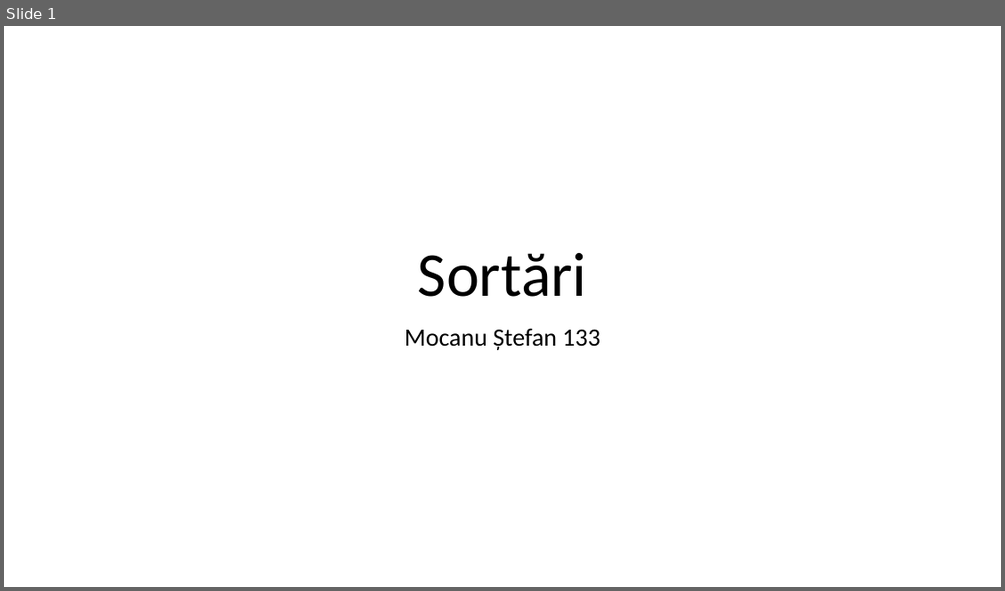
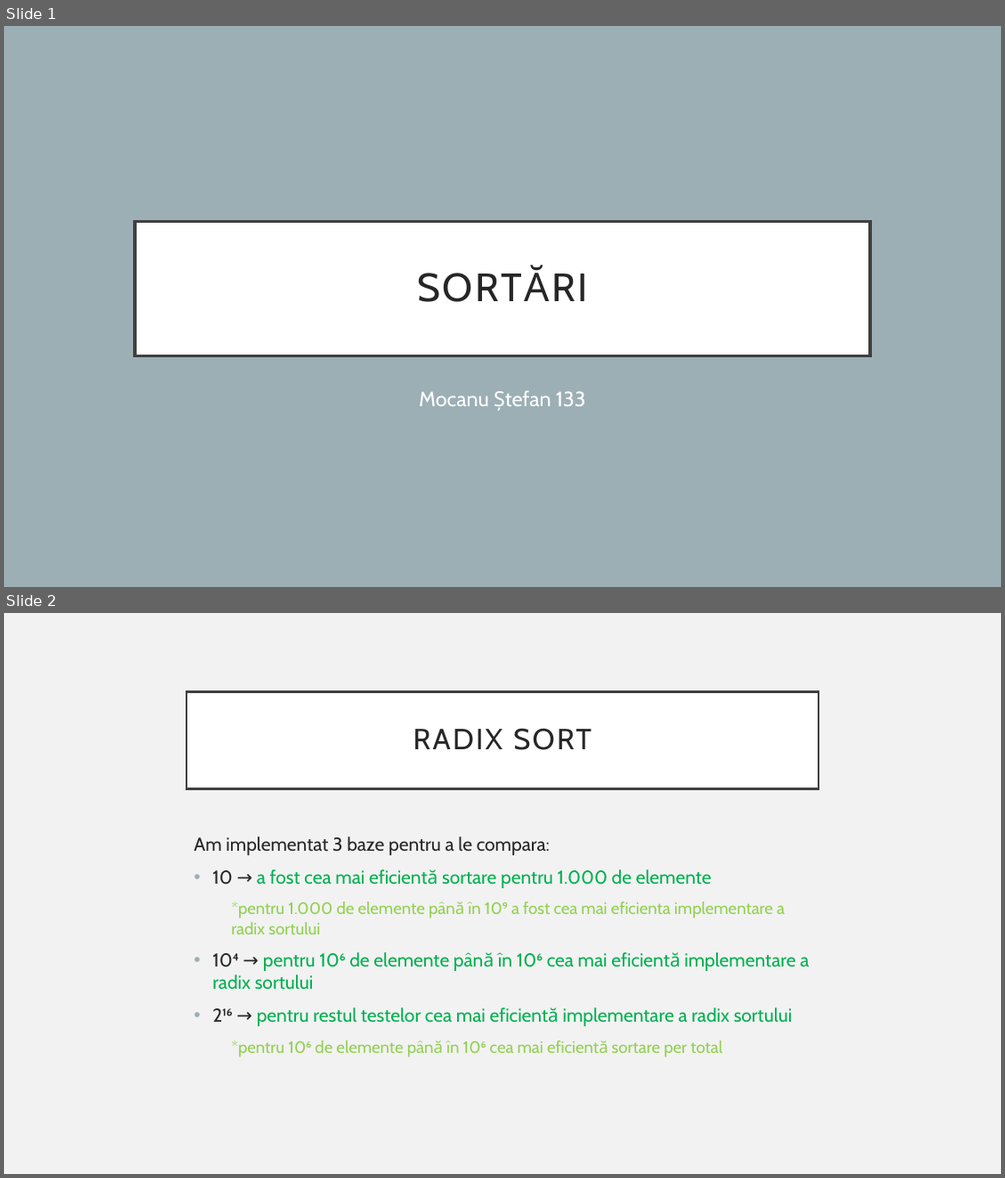
Before and after one commit to Stefan-Mocanu/Proiect-Sortari, a slide deck: Sortări.pptx. Shown one above the other, each under a label of ours: slide 1 before the commit, slides 1 and 2 after it. The pictures are 1005x591 and 1005x1178 pixels, drawn with LibreOffice and Linux fonts; fonts in the diff are those of the drawing. Boxes give left, top, right and bottom in pixels: in the first picture for what was removed or moved away, otherwise in the second. Text is boxed around its words. In the diff, an @@ line names an element or a change of style, - is before the commit and + after.

```diff
--- a/Sortări.pptx
+++ b/Sortări.pptx
@@ slide 2 added at bbox=[4, 613, 1001, 1174], background #F2F2F2 @@
@@ title added at bbox=[186, 691, 818, 788], fill #FFFFFF, outline #404040 2.5 pt, 28 pt, text #262626 @@
+RADIX SORT
@@ text added at bbox=[194, 836, 809, 1057], 18 pt, text #00B050 @@
+Am implementat 3 baze pentru a le compara:
+• 10 → a fost cea mai eficientă sortare pentru 1.000 de elemente
+  *pentru 1.000 de elemente până în 10⁹ a fost cea mai eficienta implementare a radix sortului
+• 10⁴ → pentru 10⁶ de elemente până în 10⁶ cea mai eficientă implementare a radix sortului
+• 2¹⁶ → pentru restul testelor cea mai eficientă implementare a radix sortului
+  *pentru 10⁶ de elemente până în 10⁶ cea mai eficientă sortare per total
@@ slide 1 changed as well @@
@@ background #FFFFFF to #9BAFB5 @@
@@ title "SORTĂRI": place and size @@
-title "SORTĂRI" at bbox=[418, 253, 587, 297]
+title "SORTĂRI" at bbox=[135, 221, 870, 356]
@@ title "SORTĂRI" at bbox=[135, 221, 870, 356]: vertical alignment bottom to middle; fill none to #FFFFFF; outline none to #404040 3 pt @@
@@ title at bbox=[418, 253, 587, 297]: text changed; size 60 to 38 pt; font Calibri to Cabin; text colour #000000 to #262626 @@
-Sortări
+SORTĂRI
@@ subtitle "Mocanu Ștefan 133": place and size @@
-subtitle "Mocanu Ștefan 133" at bbox=[404, 328, 600, 350]
+subtitle "Mocanu Ștefan 133" at bbox=[419, 391, 586, 406]
@@ subtitle "Mocanu Ștefan 133" at bbox=[419, 391, 586, 406]: size 24 to 20 pt, font Calibri to Cabin, text colour #000000 to #FFFFFF; line spacing 0.9 to 1 @@
```
Also in this commit, not shown: 5 other slides added, 1 slide removed.
